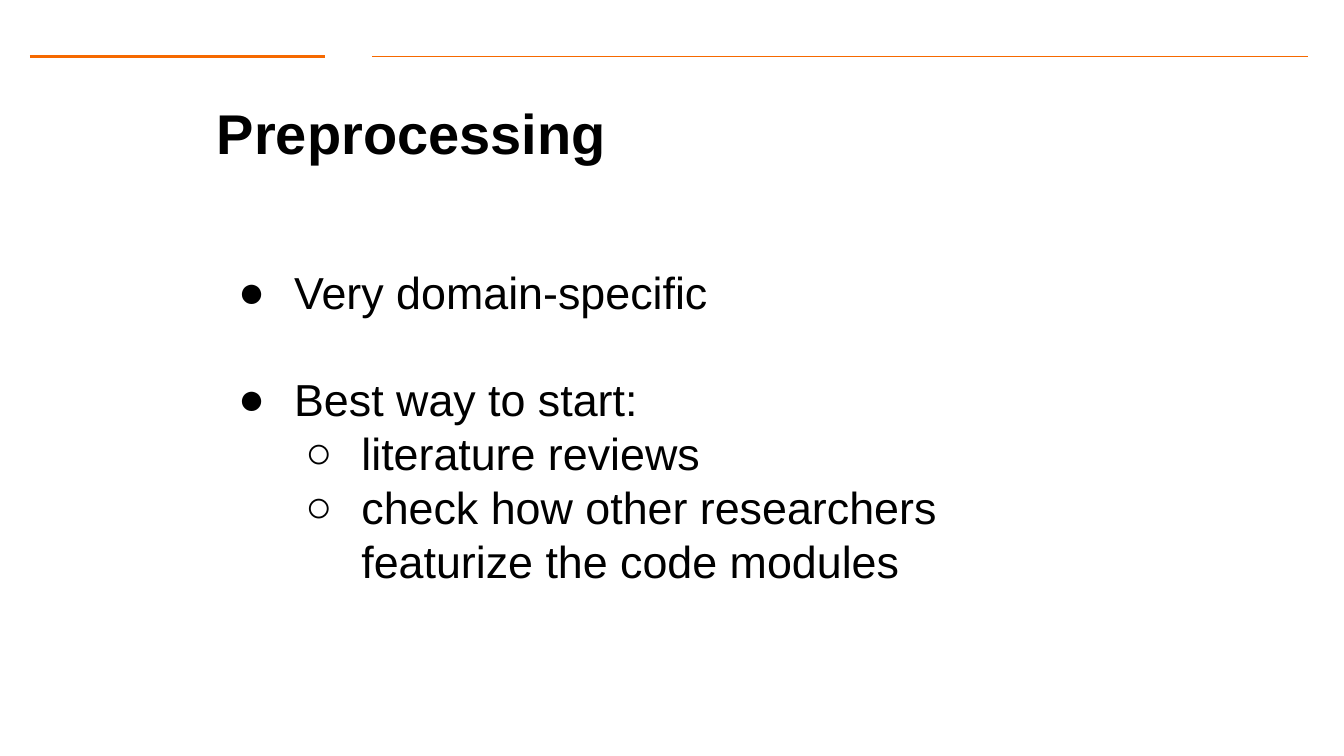
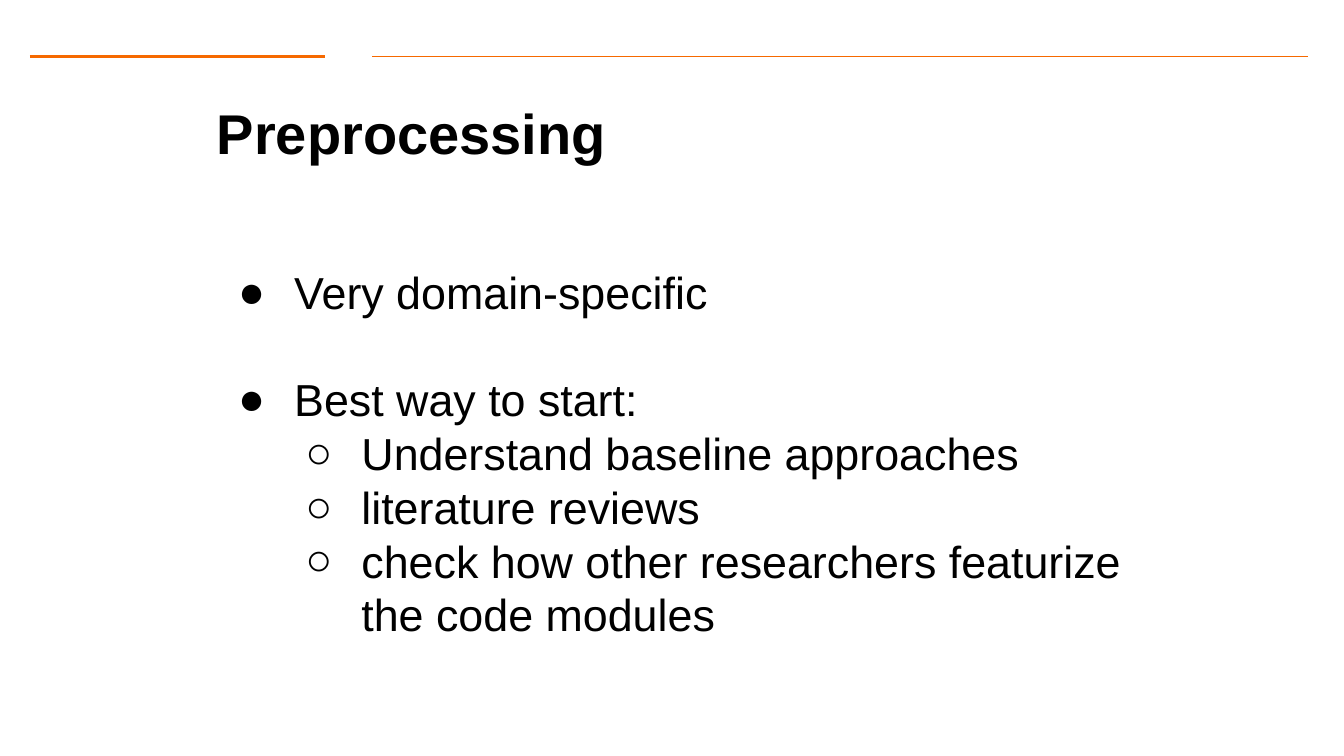
Before and after one commit to Dre1896/RIT-DSCI-633-FDS, a slide deck: slide 19 of Syllabus/Lecture02/Lec02_CaseStudy.pptx. Drawn at 1344x756 pixels with LibreOffice and Linux fonts; fonts in the diff are those of the drawing; background and template pictures are left out. Boxes give left, top, right and bottom in pixels: in the first picture for what was removed or moved away, otherwise in the second. Text is boxed around its words. In the diff, an @@ line names an element or a change of style, - is before the commit and + after.

```diff
--- a/Syllabus/Lecture02/Lec02_CaseStudy.pptx
+++ b/Syllabus/Lecture02/Lec02_CaseStudy.pptx
@@ text at [361,437,1019,479]: paragraph added @@
+  ○ Understand baseline approaches
```
Also in this commit, not shown: 5 other slides changed.
